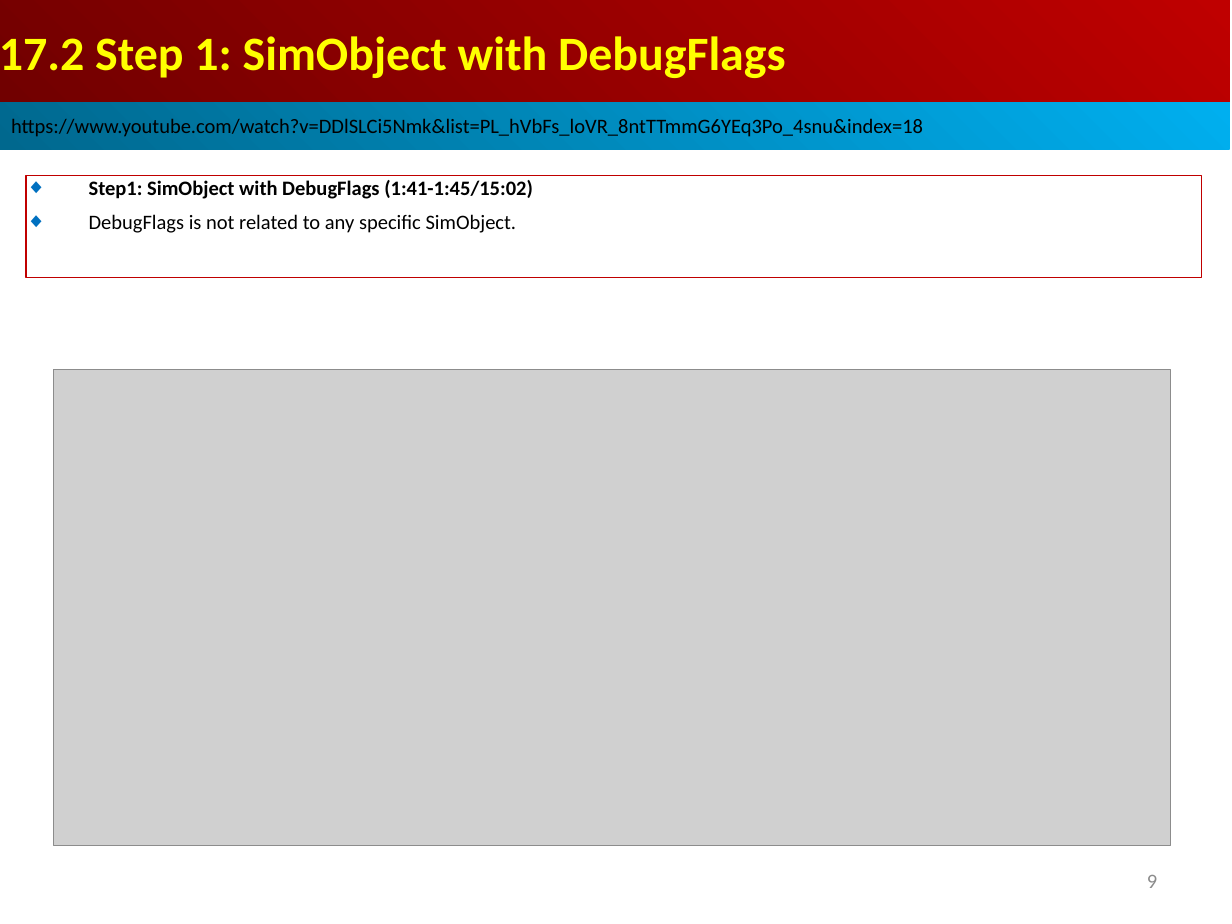
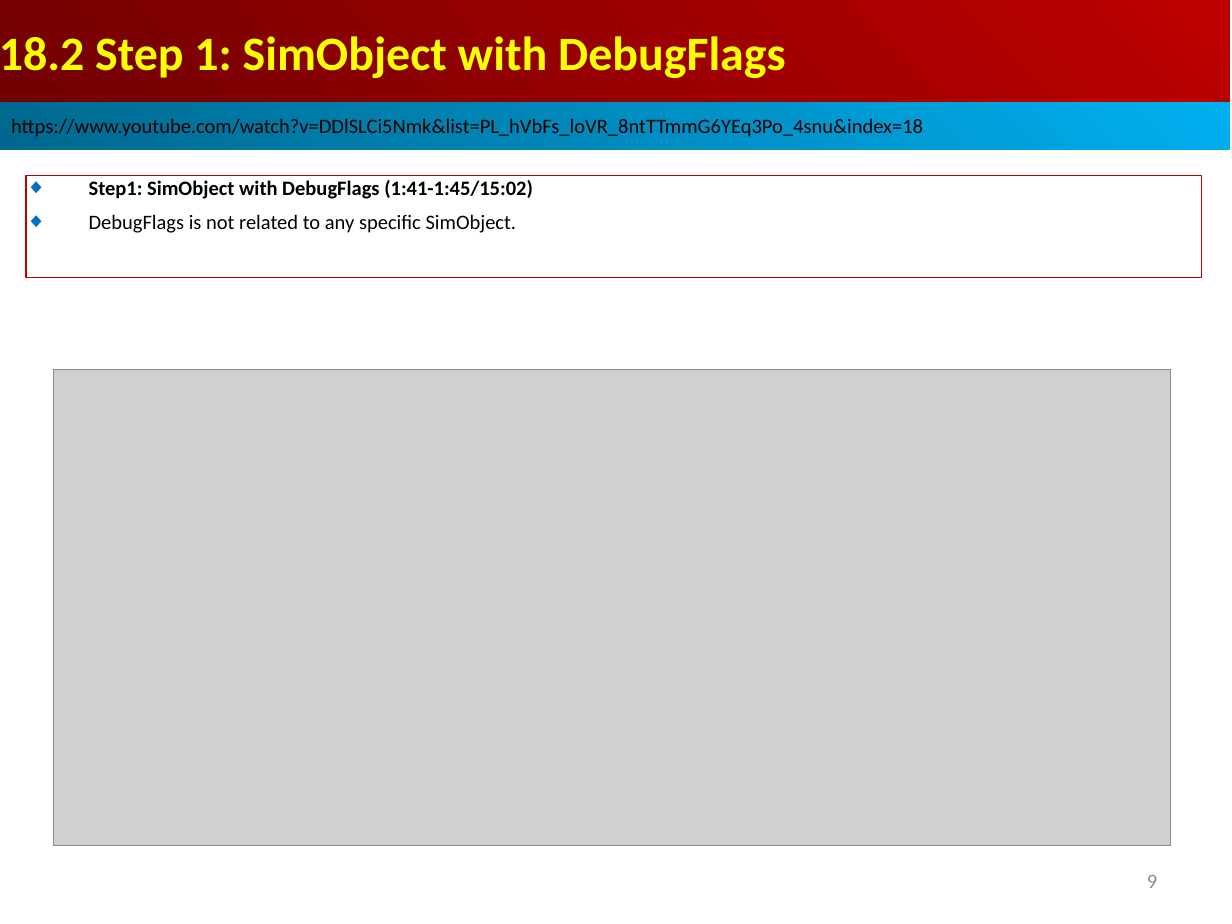
Before and after one commit to peterhchen/AIU_CS850_Gem5_McPAT, a slide deck: slide 9 of 050_Gem5/018.Debug/000_Video/018.Debug.ppt. Drawn at 1232x924 pixels with LibreOffice and Linux fonts; fonts in the diff are those of the drawing; grey boxes stand for pictures. Boxes give left, top, right and bottom in pixels: in the first picture for what was removed or moved away, otherwise in the second. Text is boxed around its words. In the diff, an @@ line names an element or a change of style, - is before the commit and + after.

```diff
--- a/050_Gem5/018.Debug/000_Video/018.Debug.ppt
+++ b/050_Gem5/018.Debug/000_Video/018.Debug.ppt
@@ text in rectangle at (0, 36, 785, 78): text changed @@
-17.2 Step 1: SimObject with DebugFlags
+18.2 Step 1: SimObject with DebugFlags
```
Also in this commit, not shown: 25 other slides changed.
